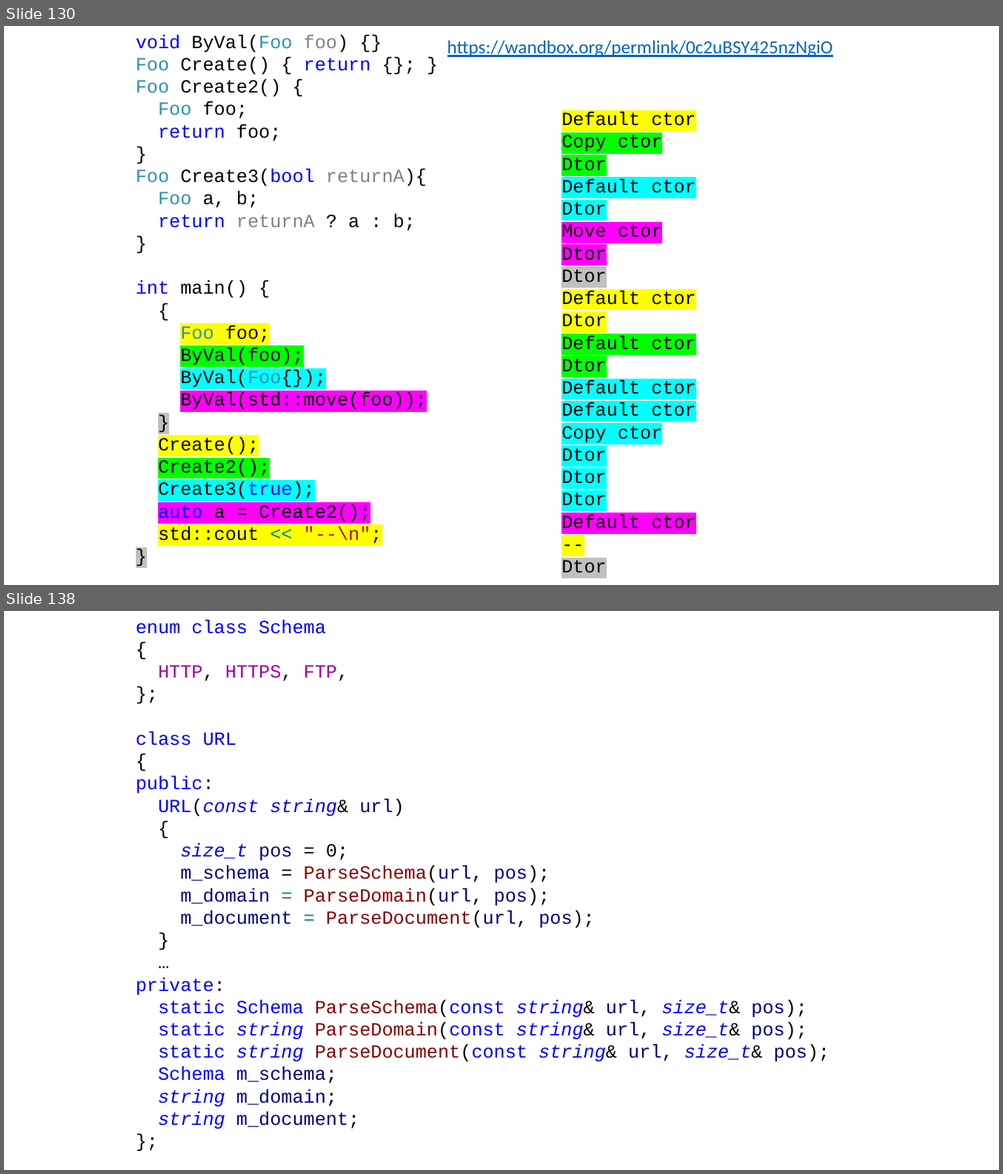
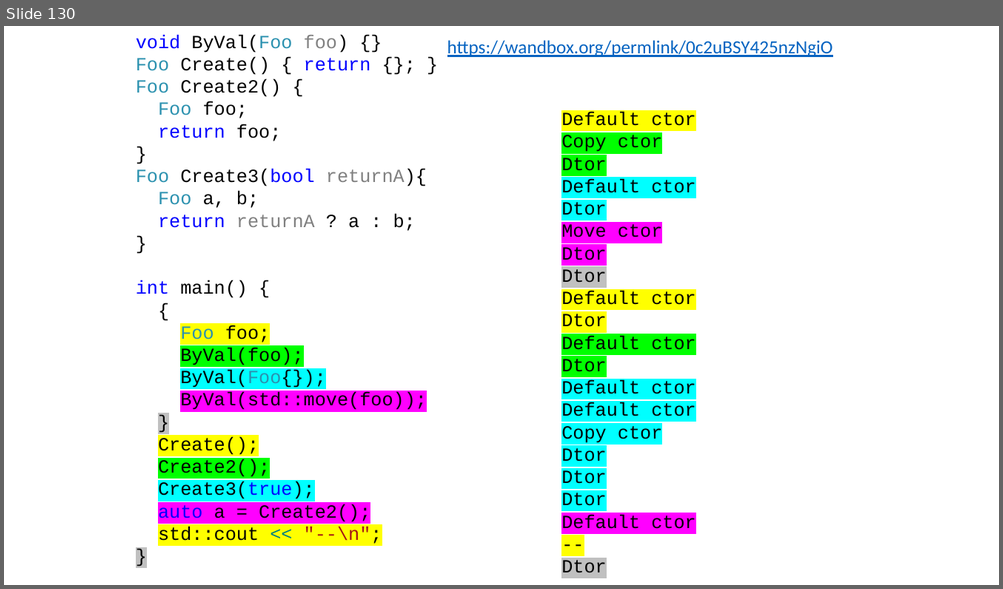
Before and after one commit to alexey-malov/oop, a slide deck: lectures/02/Основы ООП.pptx. Shown one above the other, each under a label of ours: slides 130 and 138 before the commit, slide 130 after it; the slides between them are not shown. The pictures are 1003x1174 and 1003x589 pixels, drawn with LibreOffice and Linux fonts; fonts in the diff are those of the drawing. Boxes give left, top, right and bottom in pixels: in the first picture for what was removed or moved away, otherwise in the second. Text is boxed around its words. In the diff, an @@ line names an element or a change of style, - is before the commit and + after.

```diff
--- a/lectures/02/Основы ООП.pptx
+++ b/lectures/02/Основы ООП.pptx
@@ slide 138 removed at (4,611,999,1170), background #FFFFFF @@
@@ text removed at (136,619,830,1130) @@
-enum class Schema
-{
-HTTP, HTTPS, FTP,
-};
-class URL
-{
-public:
-URL(const string& url)
-{
-size_t pos = 0;
-m_schema = ParseSchema(url, pos);
-m_domain = ParseDomain(url, pos);
-m_document = ParseDocument(url, pos);
-}
-…
-private:
-static Schema ParseSchema(const string& url, size_t& pos);
-static string ParseDomain(const string& url, size_t& pos);
-static string ParseDocument(const string& url, size_t& pos);
-Schema m_schema;
-string m_domain;
-string m_document;
-};
```
Also in this commit, not shown: 7 slides changed, 11 slides added, 4 other slides removed.
